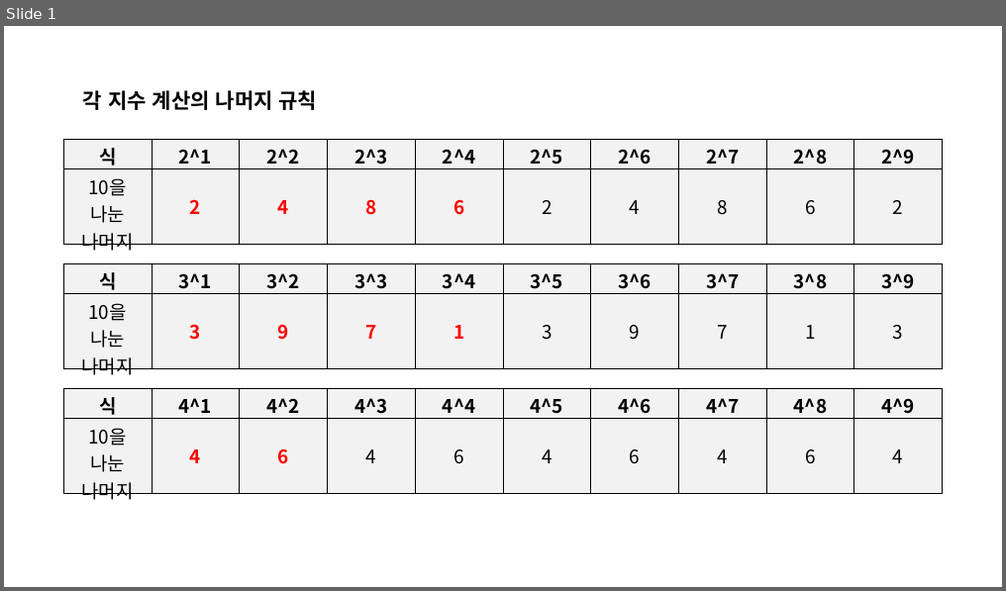
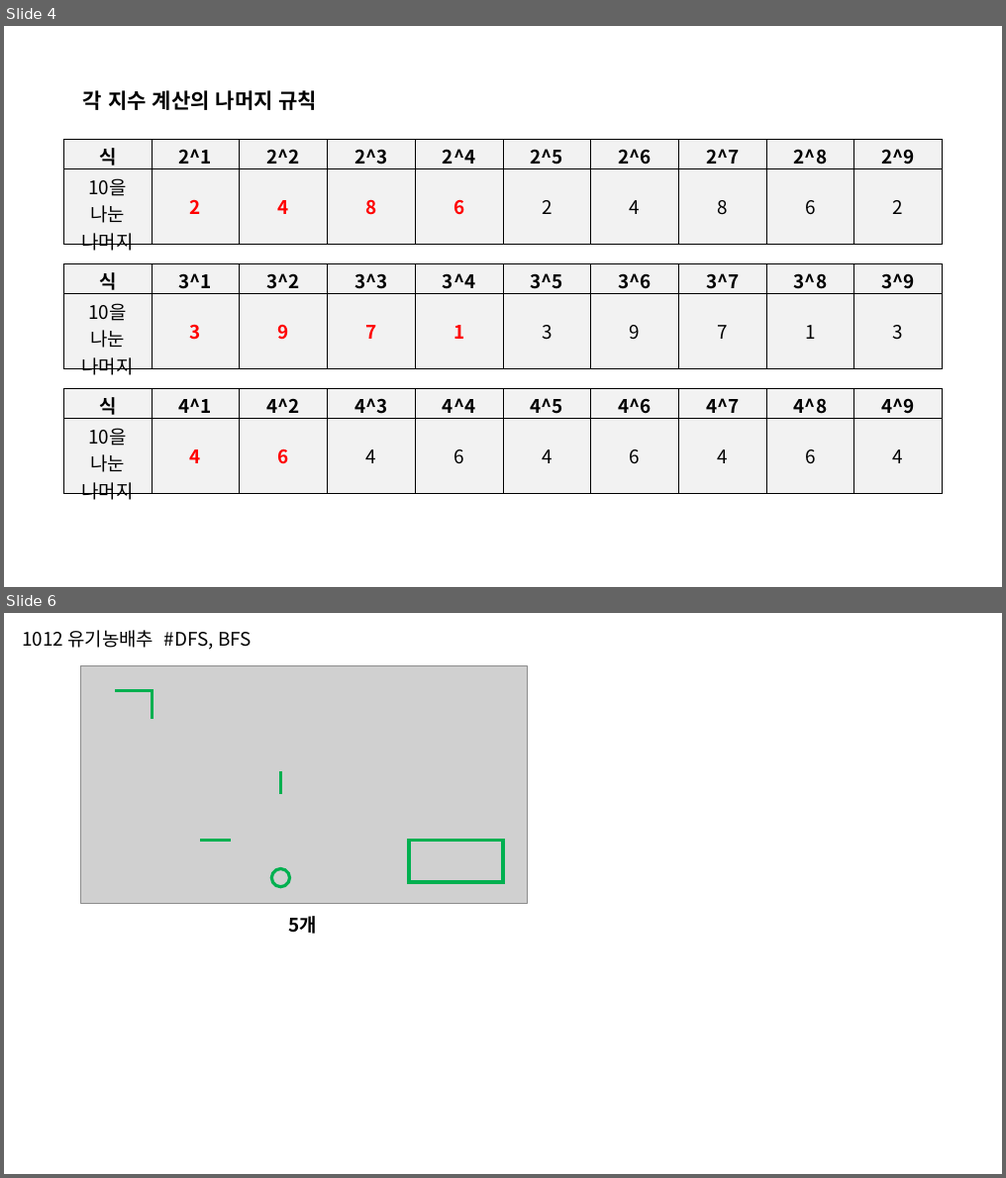
Before and after one commit to phantom0119/Baekjoon, a slide deck: 참고자료.pptx. Shown one above the other, each under a label of ours: slide 1 before the commit, slides 4 and 6 after it; the slides between them are not shown. The pictures are 1006x591 and 1006x1178 pixels, drawn with LibreOffice and Linux fonts; fonts in the diff are those of the drawing; grey boxes stand for pictures. Boxes give left, top, right and bottom in pixels: in the first picture for what was removed or moved away, otherwise in the second. Text is boxed around its words. In the diff, an @@ line names an element or a change of style, - is before the commit and + after.

```diff
--- a/참고자료.pptx
+++ b/참고자료.pptx
@@ slide 6 added at bbox=[4, 613, 1002, 1174], background #FFFFFF @@
@@ text added at bbox=[22, 630, 252, 650], 18 pt, text #000000 @@
+1012 유기농배추 #DFS, BFS
@@ picture added at bbox=[80, 666, 528, 903] @@
@@ elbow line added from (115, 691) to (152, 719), #00B050 3 pt @@
@@ line added from (281, 771) to (281, 794), #00B050 3 pt @@
@@ line added from (231, 841) to (200, 841), #00B050 3 pt @@
@@ rectangle added at bbox=[409, 841, 503, 882], outline #00B050 3 pt @@
@@ ellipse added at bbox=[272, 869, 290, 887], outline #00B050 3 pt @@
@@ text added at bbox=[289, 916, 318, 934], 18 pt, text #000000, bold @@
+5개
@@ what was slide 1 is now slide 4 @@
```
Also in this commit, not shown: 1 slide changed, 3 other slides added, 3 other files.
